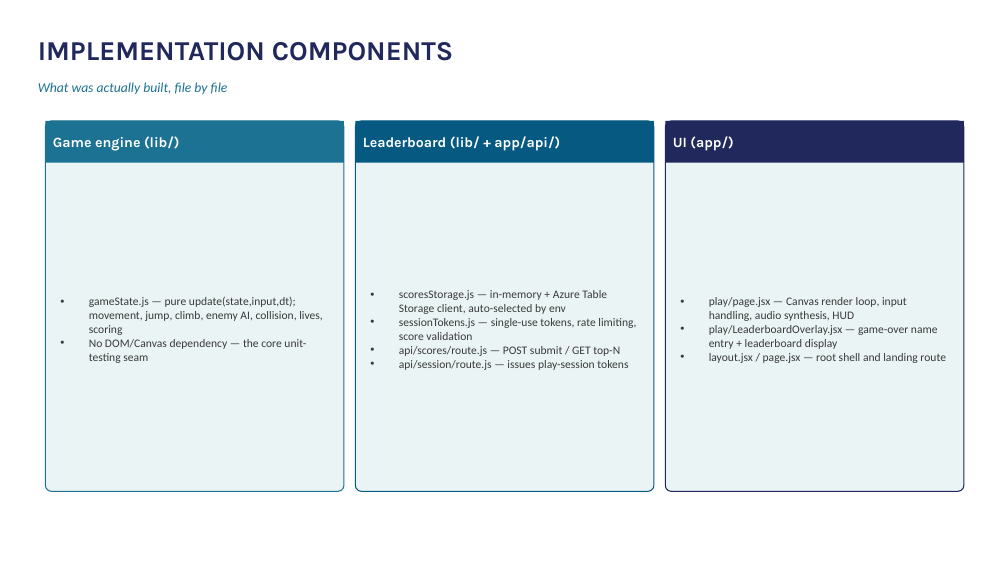
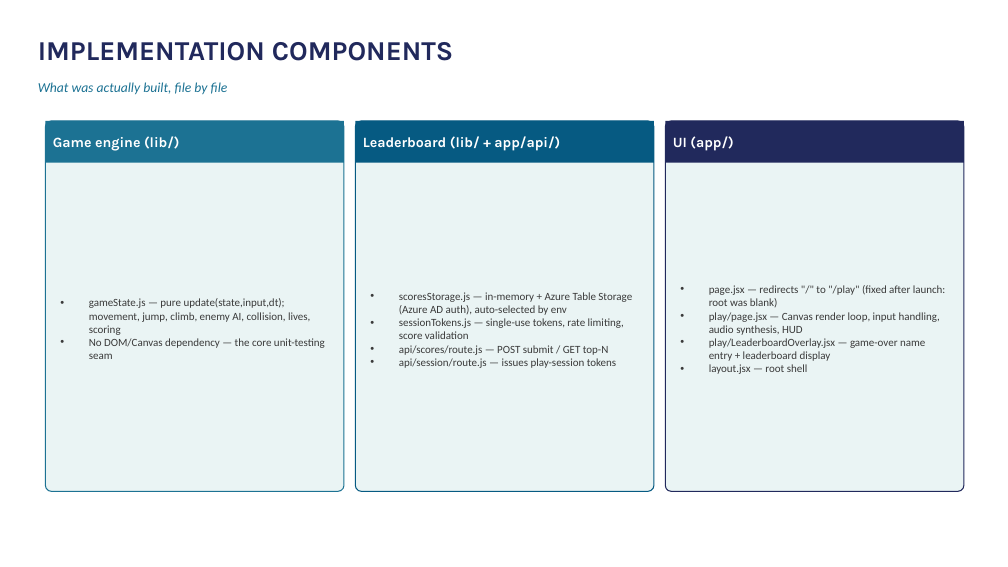
Before and after one commit to bedro96/raccoon, a slide deck: slide 4 of Ponpoko-Technical-Architecture.pptx. Drawn at 1008x567 pixels with LibreOffice and Linux fonts; fonts in the diff are those of the drawing. Boxes give left, top, right and bottom in pixels: in the first picture for what was removed or moved away, otherwise in the second. Text is boxed around its words. In the diff, an @@ line names an element or a change of style, - is before the commit and + after.

```diff
--- a/Ponpoko-Technical-Architecture.pptx
+++ b/Ponpoko-Technical-Architecture.pptx
@@ text "gameState.js — pure update(state,input,dt); movement, ..." at (89,298,325,359): size 11 to 10.5 pt @@
@@ text at (399,292,632,315): text changed; size 11 to 10.5 pt @@
-• scoresStorage.js — in-memory + Azure Table Storage client, auto-selected by env
+• scoresStorage.js — in-memory + Azure Table Storage (Azure AD auth), auto-selected by env
@@ text at (709,285,946,307): paragraph added @@
+• page.jsx — redirects "/" to "/play" (fixed after launch: root was blank)
@@ text at (399,318,624,368): size 11 to 10.5 pt in "sessionTokens.js — single-use tokens, rate limiting, score ...", "api/scores/route.js — POST submit / GET top-N", "api/session/route.js — issues play-session tokens" @@
@@ text at (709,312,940,361): size 11 to 10.5 pt in "play/page.jsx — Canvas render loop, input handling, ...", "play/LeaderboardOverlay.jsx — game-over name entry + leaderb ..." @@
@@ text at (709,364,808,374): text changed; size 11 to 10.5 pt @@
-• layout.jsx / page.jsx — root shell and landing route
+• layout.jsx — root shell
```
Also in this commit, not shown: 9 other slides changed.
